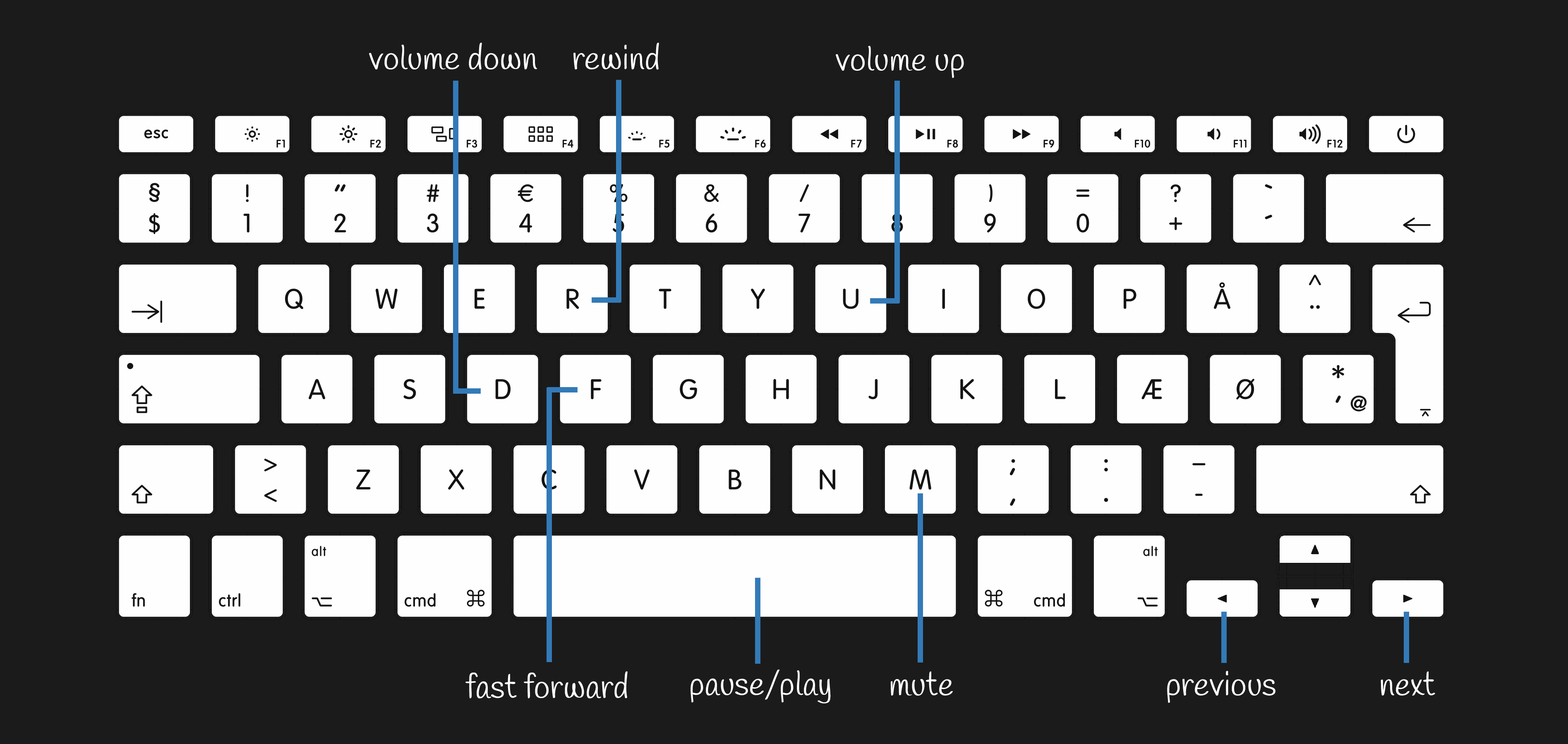
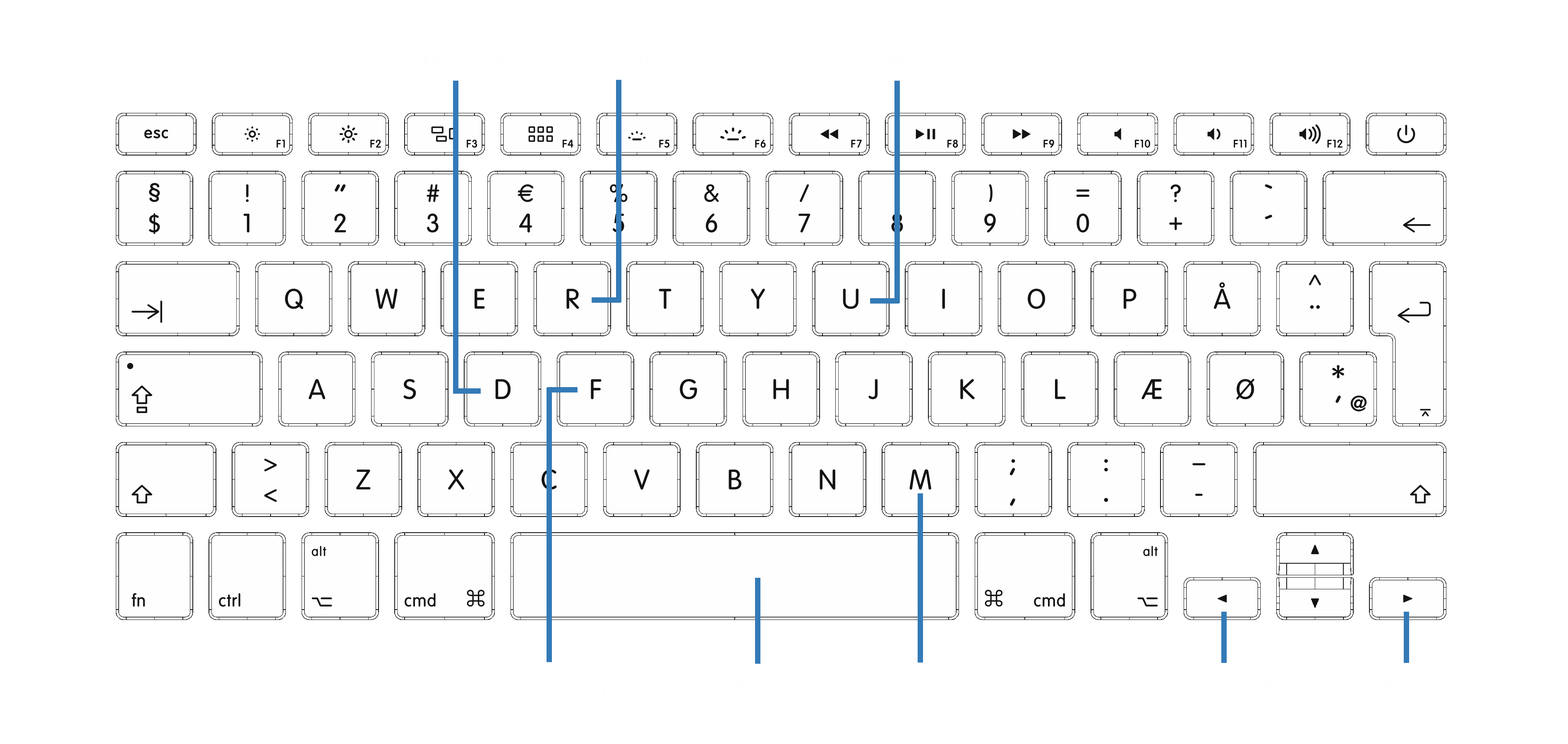
Layer changes from the first 1568px x 744px image to the second:
hid "Layer 1" over [left=0, top=0, right=1568, bottom=744]
